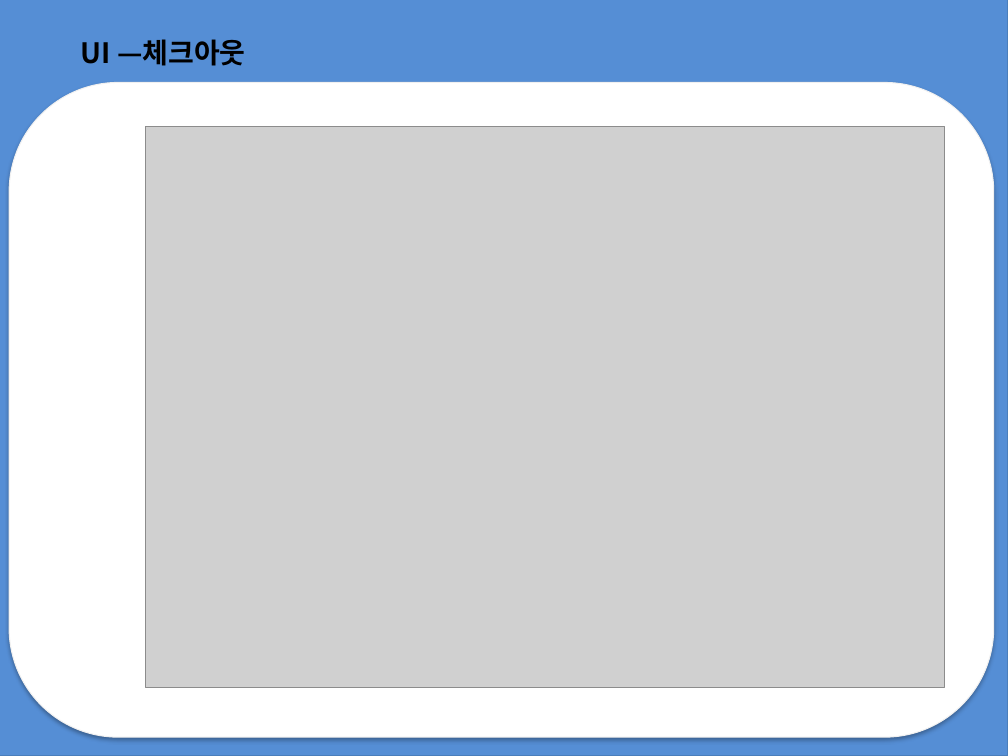
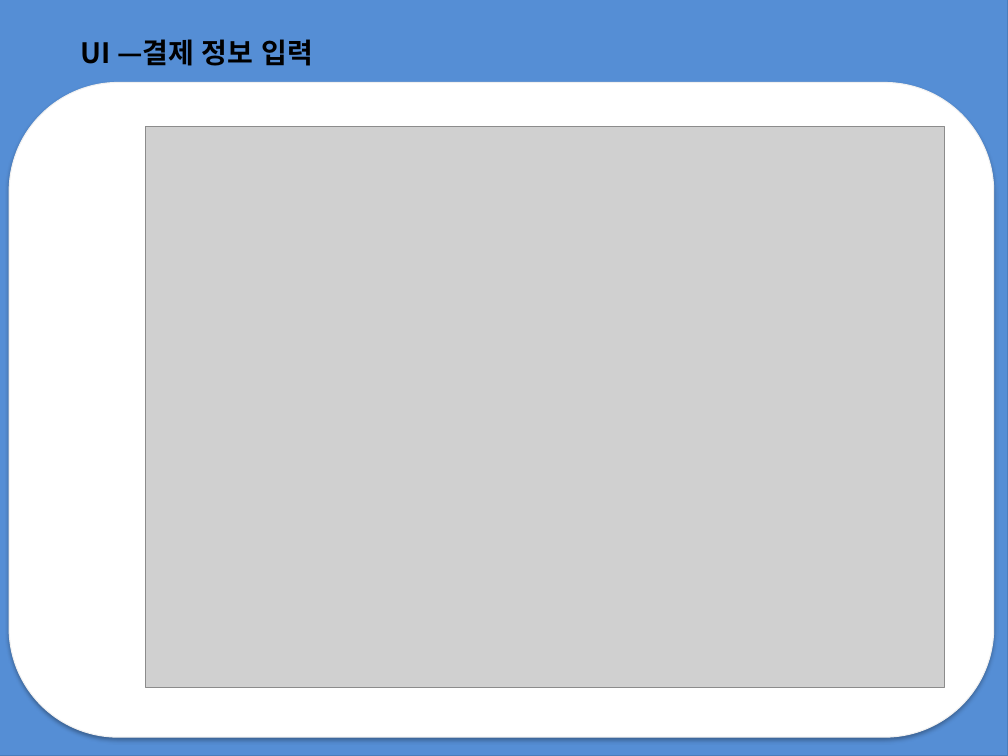
Before and after one commit to jwbaik98/project, a slide deck: slide 14 of 2조 프로젝트 과제(제작중).pptx. Drawn at 1008x756 pixels with LibreOffice and Linux fonts; fonts in the diff are those of the drawing; grey boxes stand for pictures. Boxes give left, top, right and bottom in pixels: in the first picture for what was removed or moved away, otherwise in the second. Text is boxed around its words. In the diff, an @@ line names an element or a change of style, - is before the commit and + after.

```diff
--- a/2조 프로젝트 과제(제작중).pptx
+++ b/2조 프로젝트 과제(제작중).pptx
@@ text at (80,39,313,66): text changed @@
-UI —체크아웃
+UI —결제 정보 입력
```
Also in this commit, not shown: 9 other slides changed.
